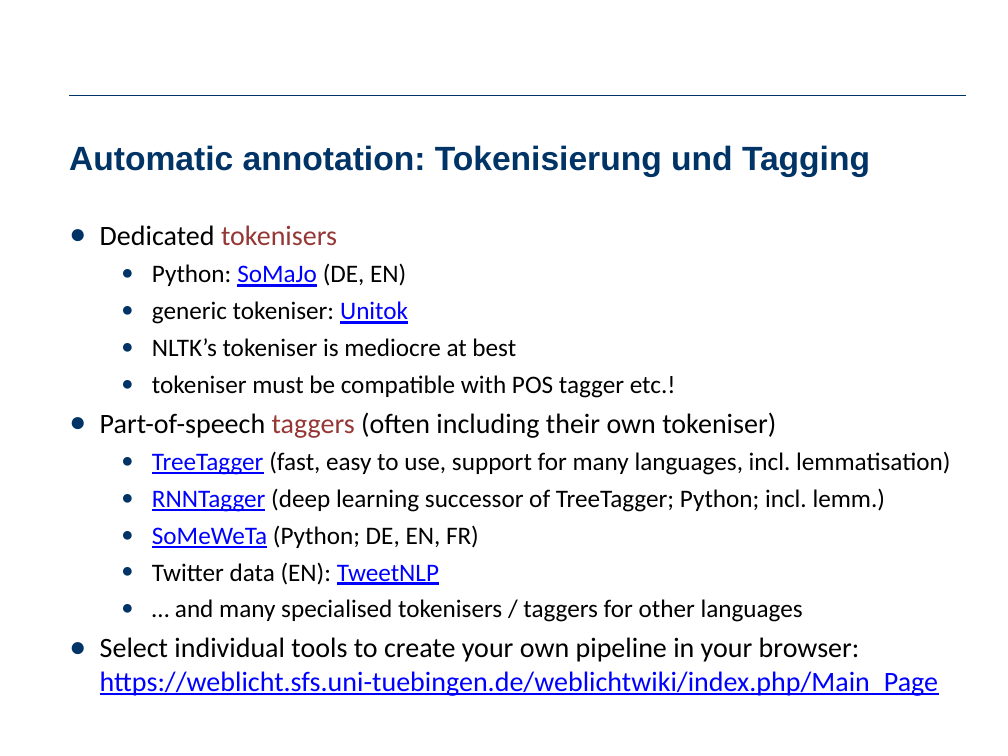
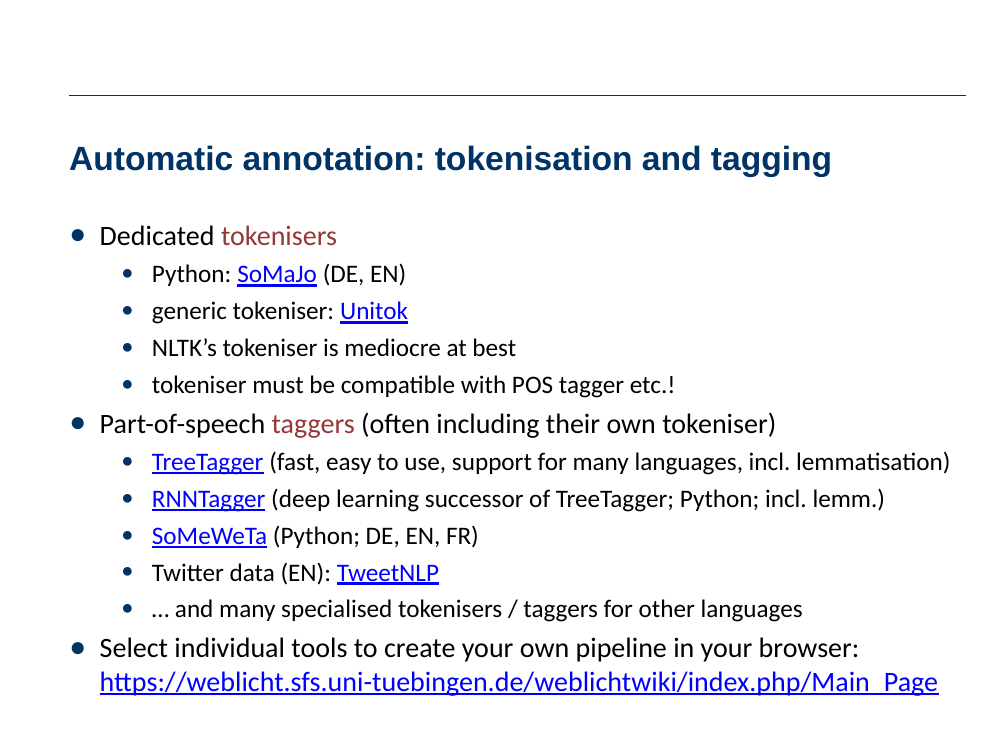
Before and after one commit to fau-klue/cl-winter-school, a slide deck: slide 5 of materials/day05_linguistic_annotation.pptx. Drawn at 1008x756 pixels with LibreOffice and Linux fonts; fonts in the diff are those of the drawing; background and template pictures are left out. Boxes give left, top, right and bottom in pixels: in the first picture for what was removed or moved away, otherwise in the second. Text is boxed around its words. In the diff, an @@ line names an element or a change of style, - is before the commit and + after.

```diff
--- a/materials/day05_linguistic_annotation.pptx
+++ b/materials/day05_linguistic_annotation.pptx
@@ title at [69,145,832,177]: text changed @@
-Automatic annotation: Tokenisierung und Tagging
+Automatic annotation: tokenisation and tagging
```
Also in this commit, not shown: 1 other file.
